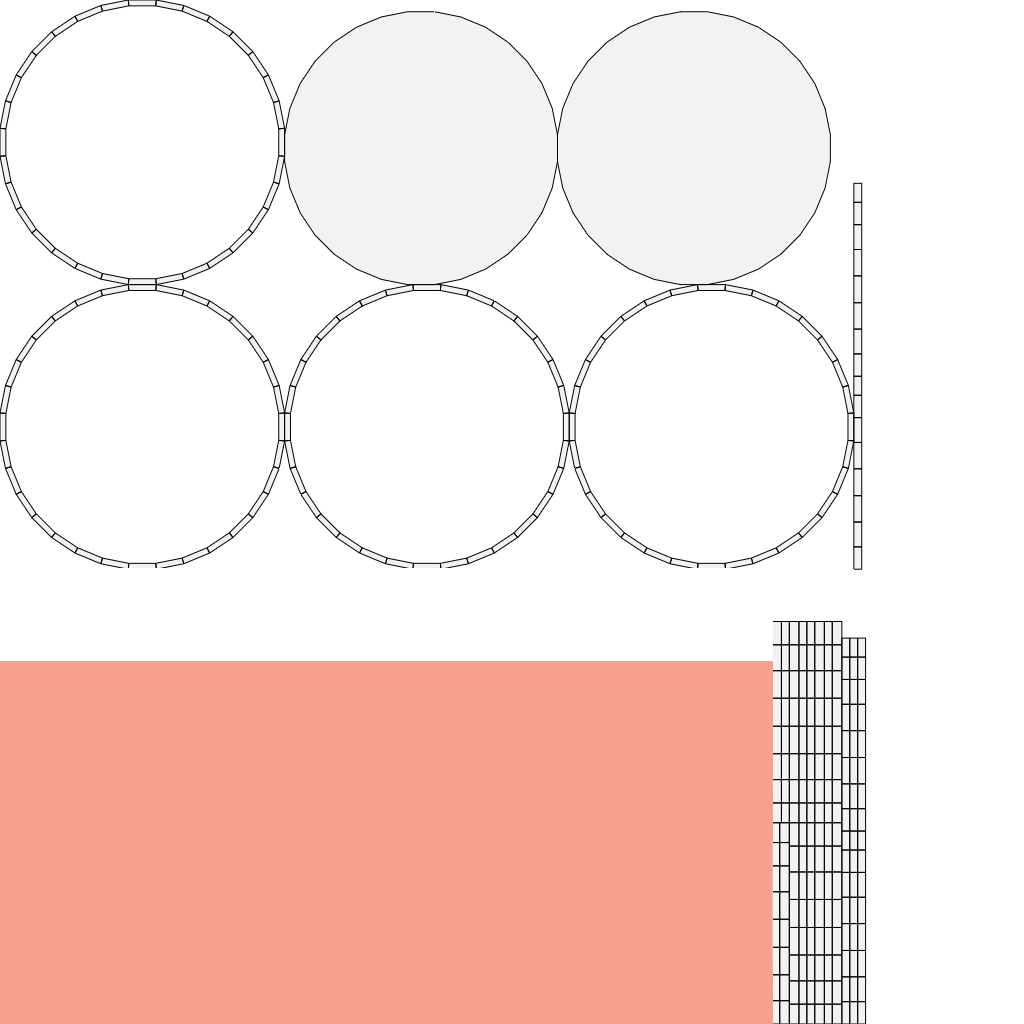
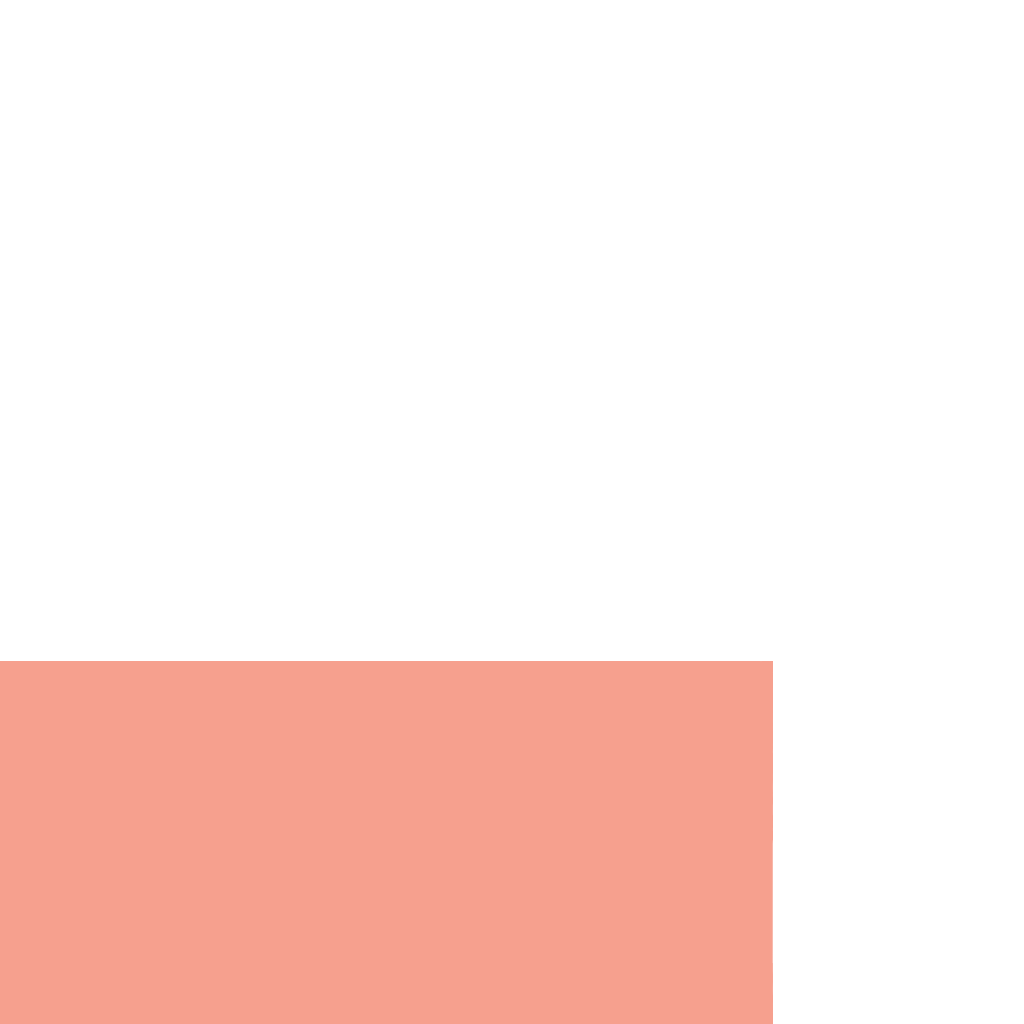
Comparing the layer stacks of the two 1024px x 1024px images. Changes:
hid "UV Map" over (x1=0, y1=0, x2=867, y2=1024)
